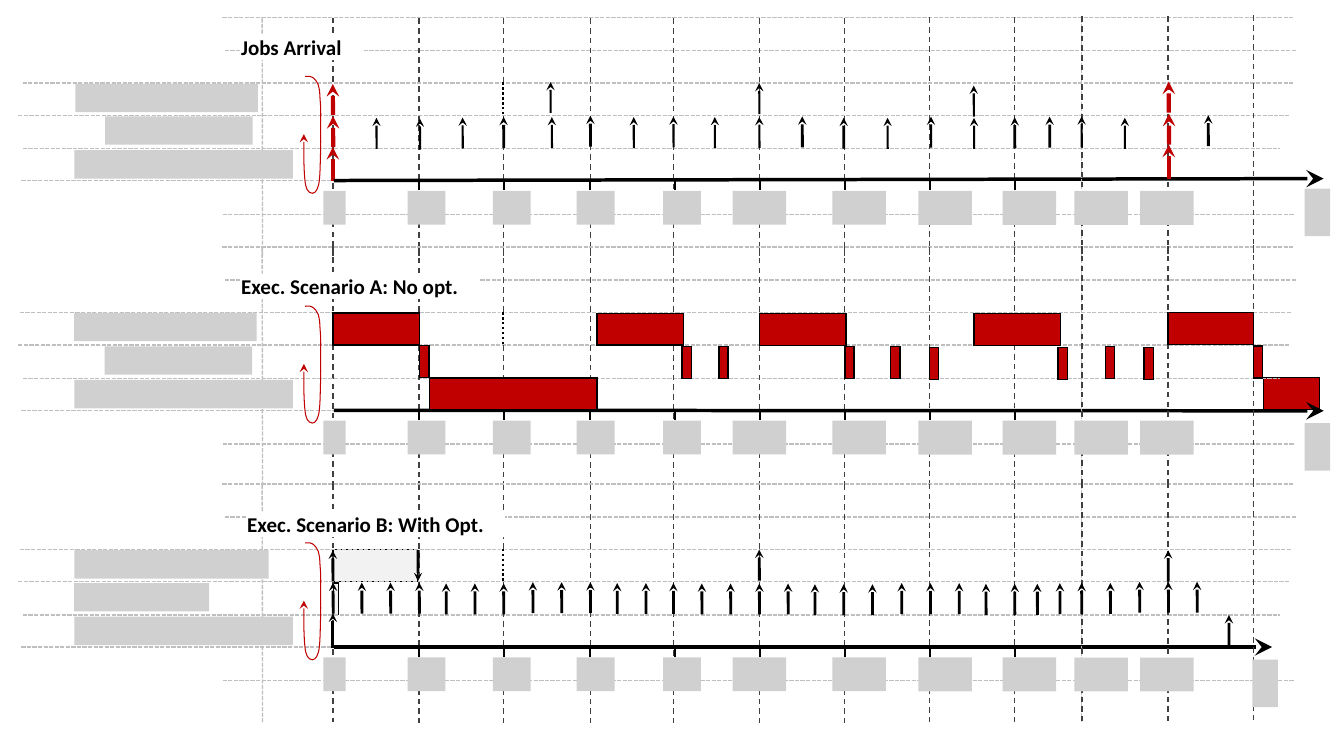
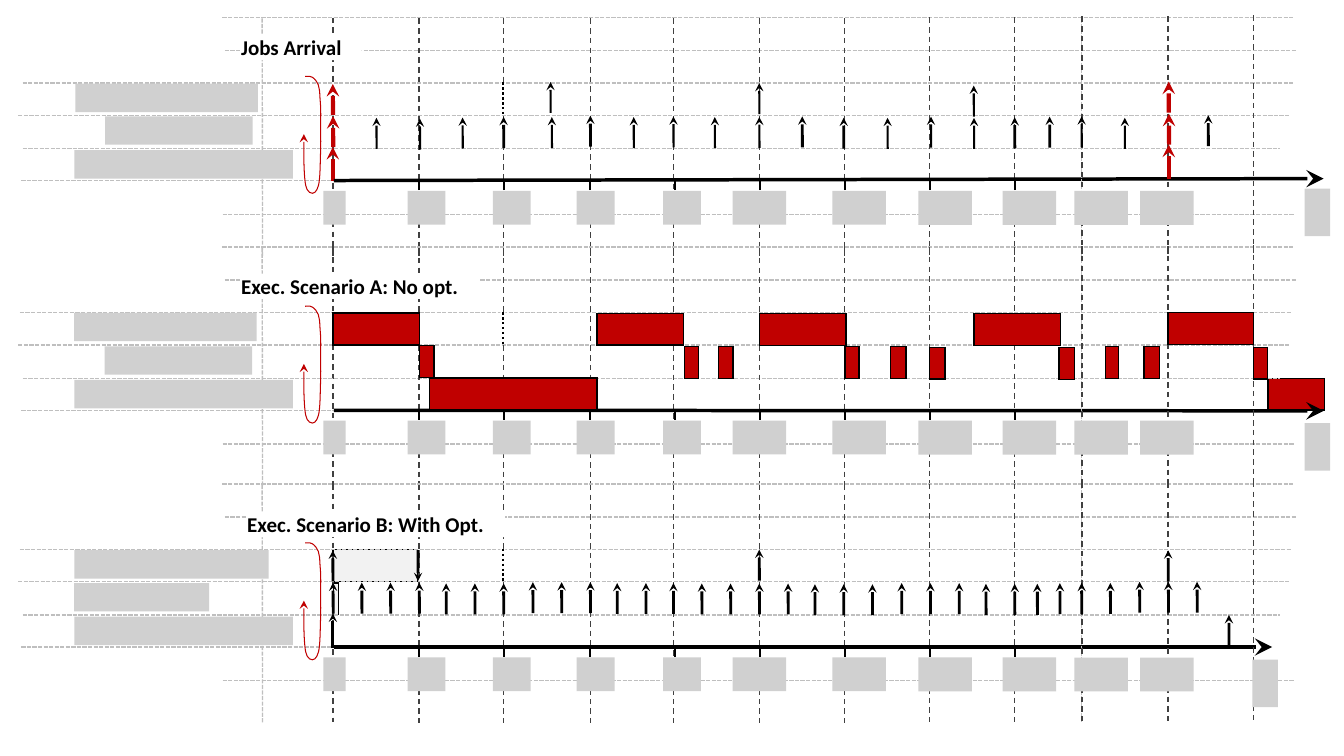
Before and after one commit to Spectre113/RTS-diploma, a slide deck: slide 6 of materials/system_model_figs.pptx (slide 5 before the commit). Drawn at 1344x756 pixels with LibreOffice and Linux fonts; fonts in the diff are those of the drawing; grey boxes stand for pictures; background and template pictures are left out. Boxes give left, top, right and bottom in pixels: in the first picture for what was removed or moved away, otherwise in the second. Text is boxed around its words. In the diff, an @@ line names an element or a change of style, - is before the commit and + after.

```diff
--- a/materials/system_model_figs.pptx
+++ b/materials/system_model_figs.pptx
@@ rectangle: place and size @@
-rectangle at bbox=[419, 346, 429, 378]
+rectangle at bbox=[419, 346, 434, 378]
@@ rectangle: place and size @@
-rectangle at bbox=[683, 347, 692, 379]
+rectangle at bbox=[685, 347, 699, 379]
@@ rectangle: place and size @@
-rectangle at bbox=[719, 347, 728, 379]
+rectangle at bbox=[719, 347, 733, 379]
@@ rectangle: place and size @@
-rectangle at bbox=[845, 347, 854, 379]
+rectangle at bbox=[845, 347, 859, 379]
@@ rectangle: place and size @@
-rectangle at bbox=[891, 347, 900, 379]
+rectangle at bbox=[891, 347, 906, 379]
@@ rectangle: place and size @@
-rectangle at bbox=[930, 348, 939, 380]
+rectangle at bbox=[930, 347, 945, 379]
@@ rectangle: place and size @@
-rectangle at bbox=[1059, 348, 1068, 380]
+rectangle at bbox=[1060, 348, 1075, 380]
@@ rectangle: place and size @@
-rectangle at bbox=[1106, 347, 1115, 379]
+rectangle at bbox=[1106, 347, 1119, 379]
@@ rectangle: place and size @@
-rectangle at bbox=[1144, 348, 1153, 380]
+rectangle at bbox=[1144, 347, 1159, 379]
@@ rectangle: place and size @@
-rectangle at bbox=[1253, 346, 1262, 378]
+rectangle at bbox=[1253, 347, 1267, 379]
@@ rectangle: place and size @@
-rectangle at bbox=[1263, 377, 1320, 409]
+rectangle at bbox=[1268, 378, 1325, 410]
```
Also in this commit, not shown: 1 slide added, 2 other files.
